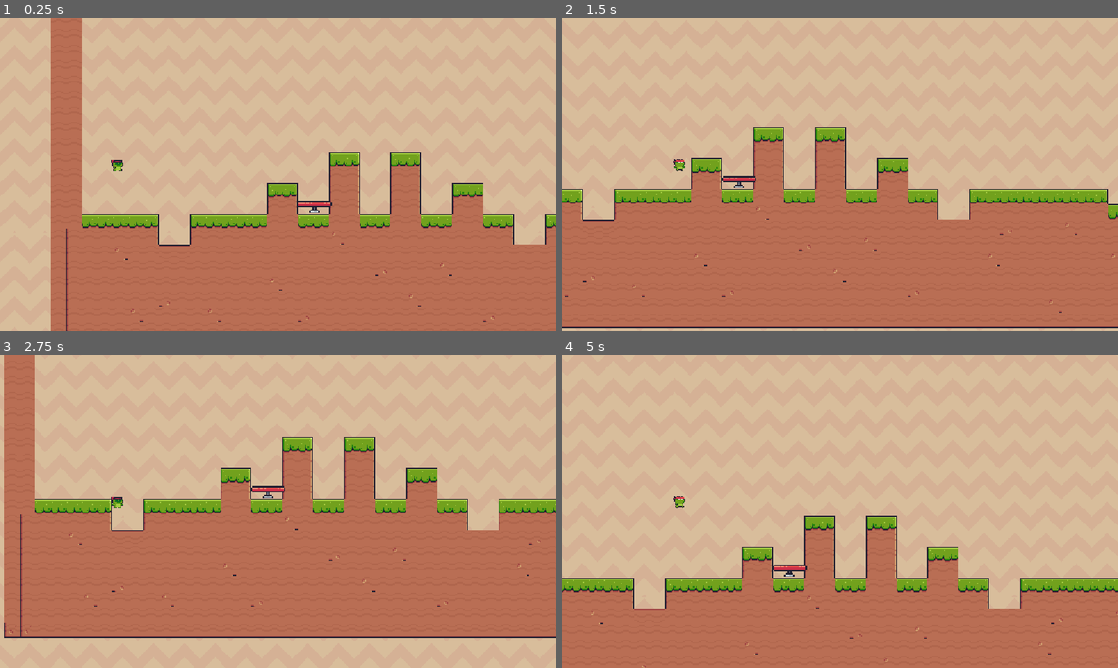
Above: before the commit, frames 1-4 (two rows, left to right).
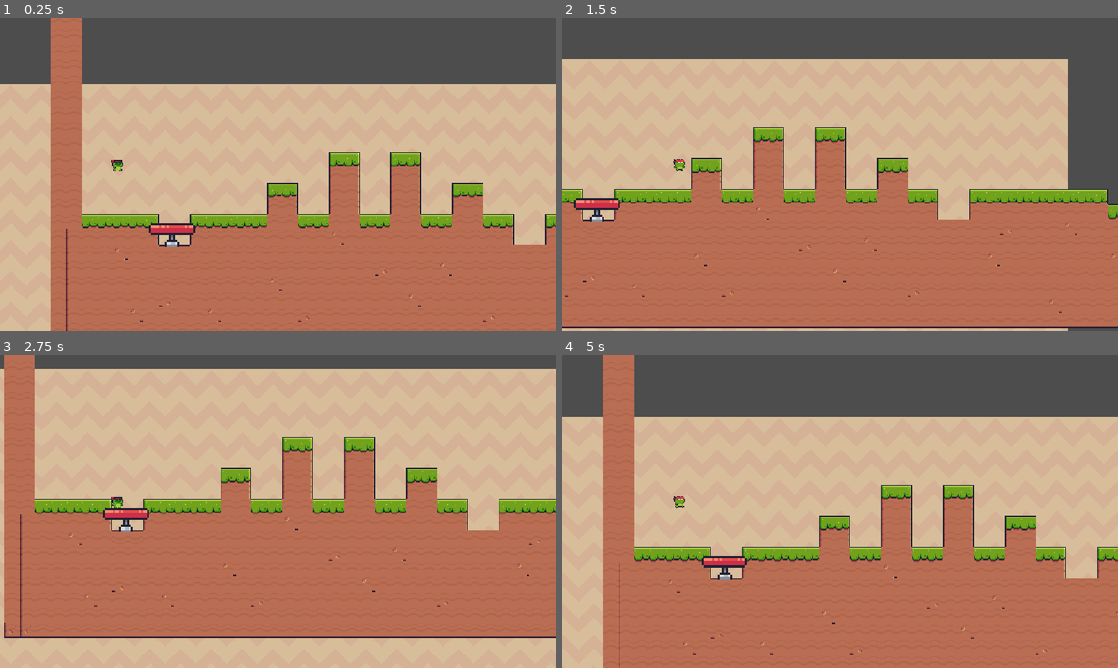
Above: after the commit, the same moments.

Repository: felizhsu0503/platformer-thingy
Game: Godot game, scene res://node_2d.tscn
Same seed, same stepped clock (60 frames per second), same inputs: the game is played once before the commit and once after it. This scene is started directly instead of the project's main scene.
Inputs:
- Up to frame 1 (0.25 s): no input
- Up to frame 2 (1.5 s): hold D (right) from 0.53 s (still down); tap W (up) at 0.77 s
- Up to frame 3 (2.75 s): tap W (up) at 1.52 s; tap Enter at 2 s; release D (right) at 2.03 s; hold A (left) from 2.03 s (still down)
- Up to frame 4 (5 s): release A (left) at 2.78 s; hold D (right) 2.78-4.28 s; tap W (up) at 3.02, 3.77, 4.52 s; hold A (left) from 4.28 s (still down)

The runs differ from the first frame. In frame 1, 20% of the frame differs, in the area x 0-100%, y 0-74%; in frame 2, 18%; in frame 3, 4.7%; in frame 4, 38%, in the area x 0-100%, y 0-100%.

Commit message:
Revert "6"
This reverts commit 44660b932522f8ed82590b65d1dc6cee89d54961.

Diff:
--- a/node_2d.tscn
+++ b/node_2d.tscn
@@ -5,6 +5,12 @@
 
 [node name="Node2D" unique_id=1984608119 instance=ExtResource("1_0e48y")]
 
-[node name="AnimatedSprite2D" parent="." index="3" unique_id=251865469 instance=ExtResource("2_epypp")]
-position = Vector2(100.00001, -35.999996)
-scale = Vector2(3.1428573, 2.482143)
+[node name="TextureRect" parent="Parallax2D" parent_id_path=PackedInt32Array(706336141) index="0" unique_id=215778679]
+offset_left = -371.0
+offset_top = 379.0
+offset_right = 781.0
+offset_bottom = 1027.0
+
+[node name="AnimatedSprite2D" parent="." index="2" unique_id=251865469 instance=ExtResource("2_epypp")]
+position = Vector2(-194, -1.0000005)
+scale = Vector2(4.107143, 4.964286)
